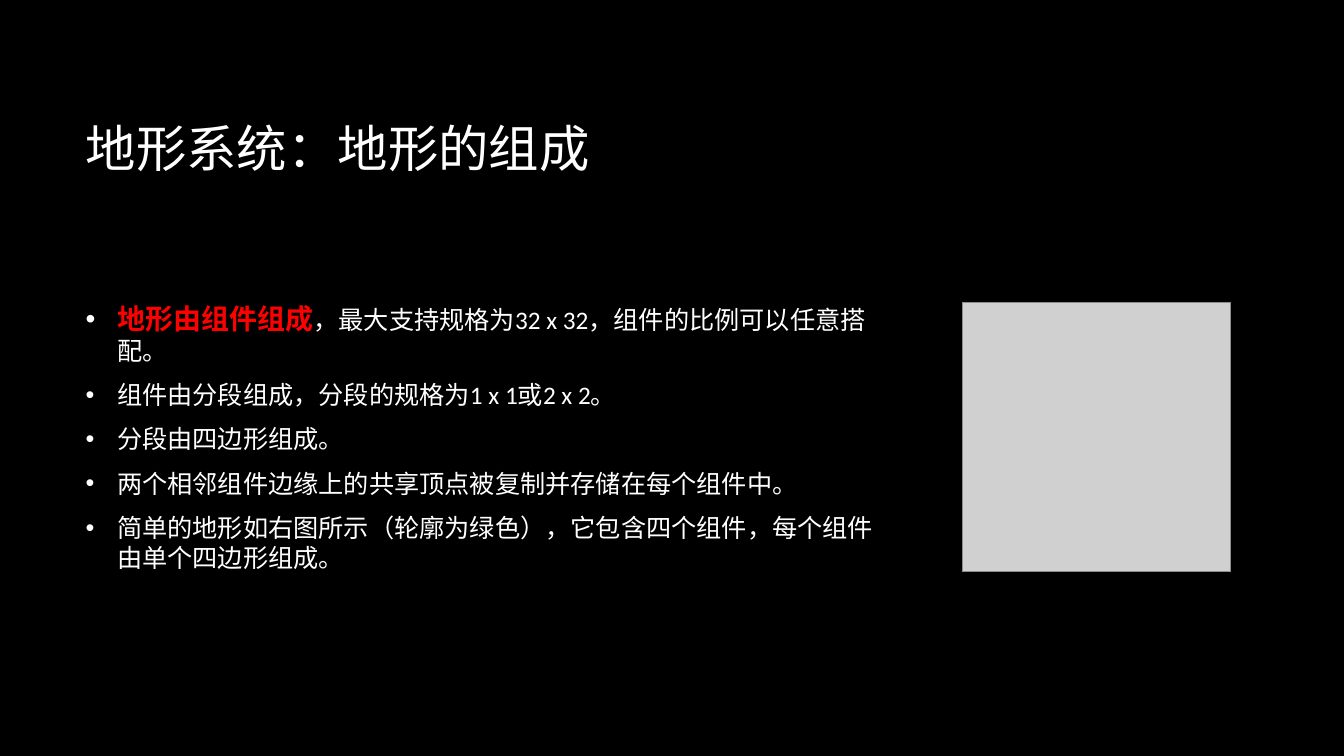
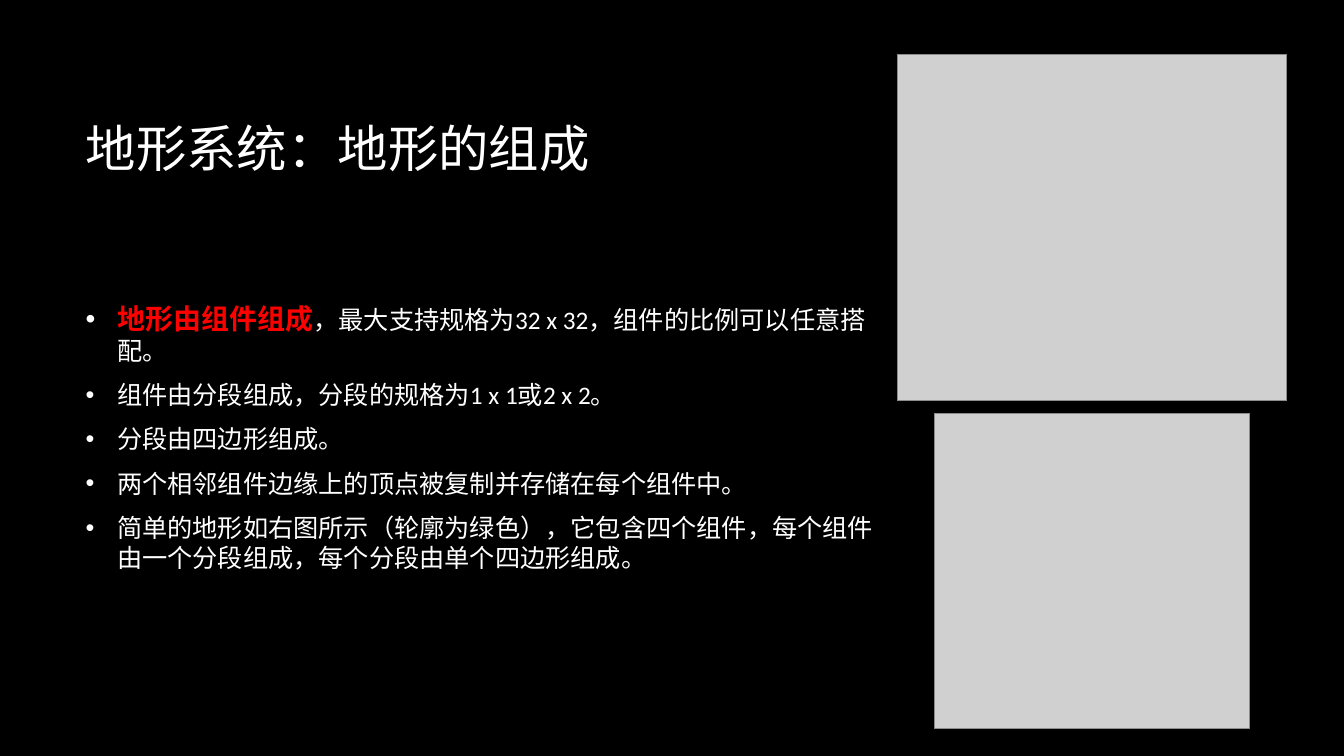
Before and after one commit to BattalionCommander/UE4_C-_Notes, a slide deck: slide 5 of Unreal engine 4.pptx (slide 6 before the commit). Drawn at 1344x756 pixels with LibreOffice and Linux fonts; fonts in the diff are those of the drawing; grey boxes stand for pictures; background and template pictures are left out. Boxes give left, top, right and bottom in pixels: in the first picture for what was removed or moved away, otherwise in the second. Text is boxed around its words. In the diff, an @@ line names an element or a change of style, - is before the commit and + after.

```diff
--- a/Unreal engine 4.pptx
+++ b/Unreal engine 4.pptx
@@ picture added at [897, 54, 1288, 401] @@
@@ picture: place and size @@
-picture at [963, 302, 1232, 572]
+picture at [935, 414, 1249, 729]
@@ text at [117, 471, 873, 570]: text changed @@
-• 两个相邻组件边缘上的共享顶点被复制并存储在每个组件中。
-• 简单的地形如右图所示（轮廓为绿色），它包含四个组件，每个组件由单个四边形组成。
+• 两个相邻组件边缘上的顶点被复制并存储在每个组件中。
+• 简单的地形如右图所示（轮廓为绿色），它包含四个组件，每个组件由一个分段组成，每个分段由单个四边形组成。
```
Also in this commit, not shown: 12 other slides changed, 4 slides added, 2 other files.
